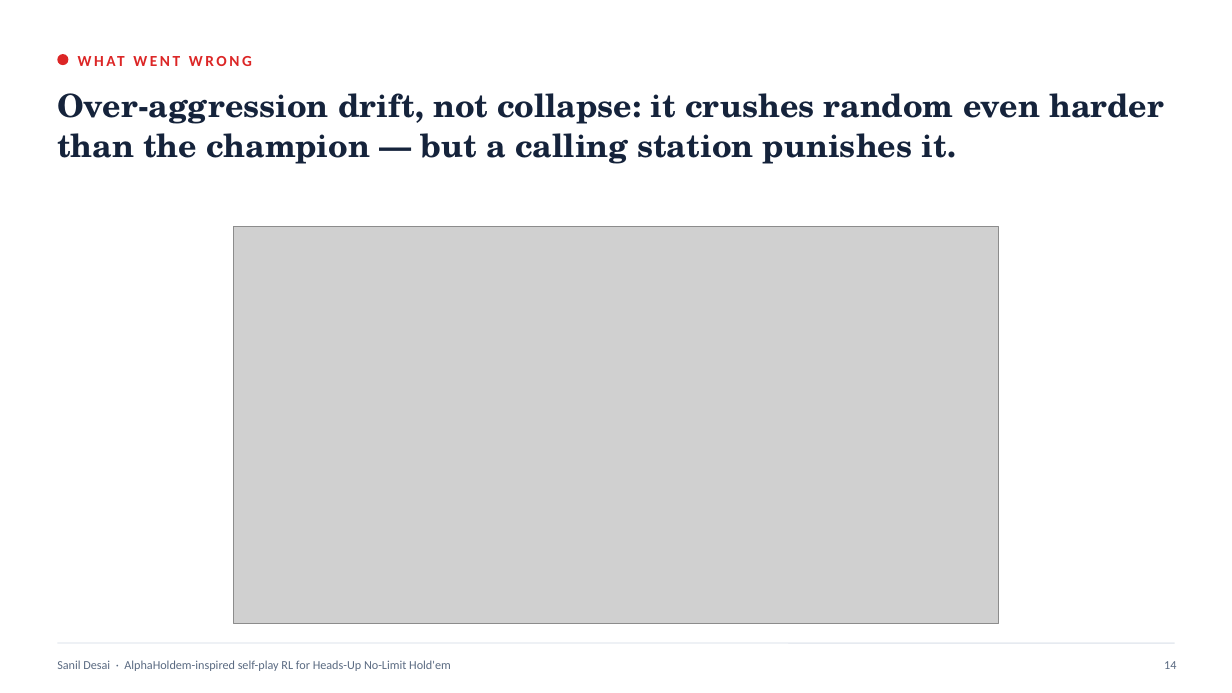
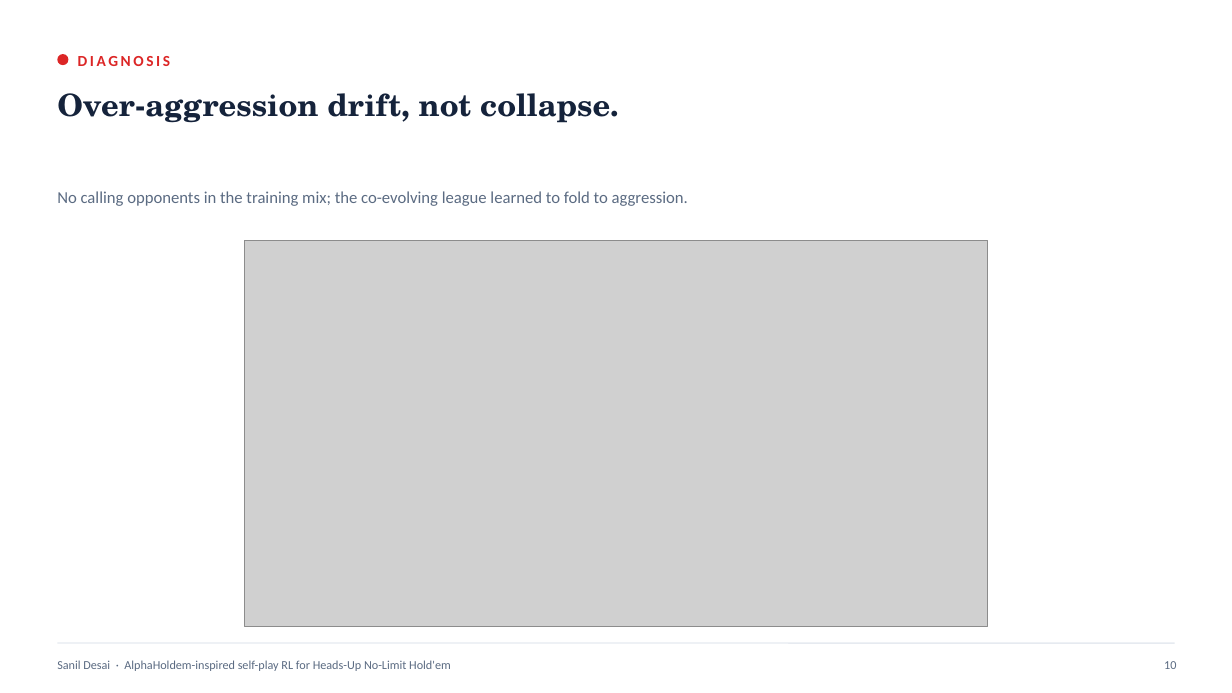
Before and after one commit to smdesai27/TxhmPokerAgent, a slide deck: slide 10 of presentation/AlphaHoldem_RL_deck.pptx (slide 14 before the commit). Drawn at 1232x693 pixels with LibreOffice and Linux fonts; fonts in the diff are those of the drawing; grey boxes stand for pictures. Boxes give left, top, right and bottom in pixels: in the first picture for what was removed or moved away, otherwise in the second. Text is boxed around its words. In the diff, an @@ line names an element or a change of style, - is before the commit and + after.

```diff
--- a/presentation/AlphaHoldem_RL_deck.pptx
+++ b/presentation/AlphaHoldem_RL_deck.pptx
@@ text at (78,56,170,66): text changed @@
-WHAT WENT WRONG
+DIAGNOSIS
@@ text at (57,93,619,123): text changed; size 25 to 24 pt @@
-Over-aggression drift, not collapse: it crushes random even harder than the champion — but a calling station punishes it.
+Over-aggression drift, not collapse.
@@ text added at (57,191,688,206), 13 pt, text #5B6B82 @@
+No calling opponents in the training mix; the co-evolving league learned to fold to aggression.
@@ picture: place and size @@
-picture at (234,226,999,624)
+picture at (244,240,988,627)
@@ text at (1164,661,1176,669): text changed @@
-14
+10
```
Also in this commit, not shown: 8 other slides changed, 2 slides added, 6 slides removed, 23 other files.
